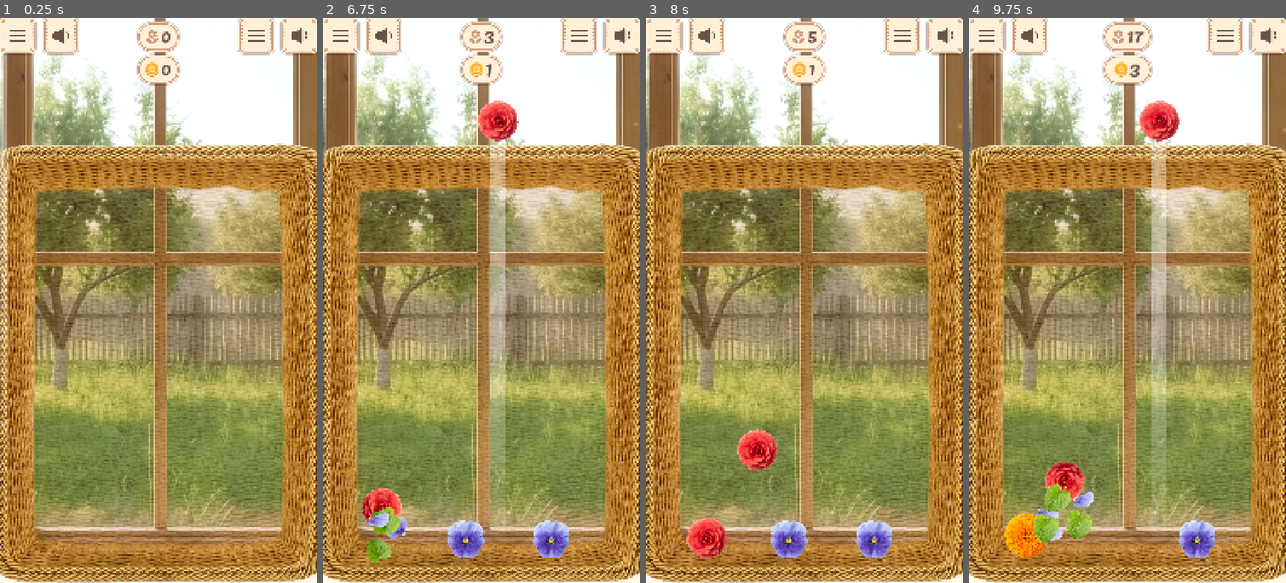
Above: before the commit, frames 1-4 (left to right).
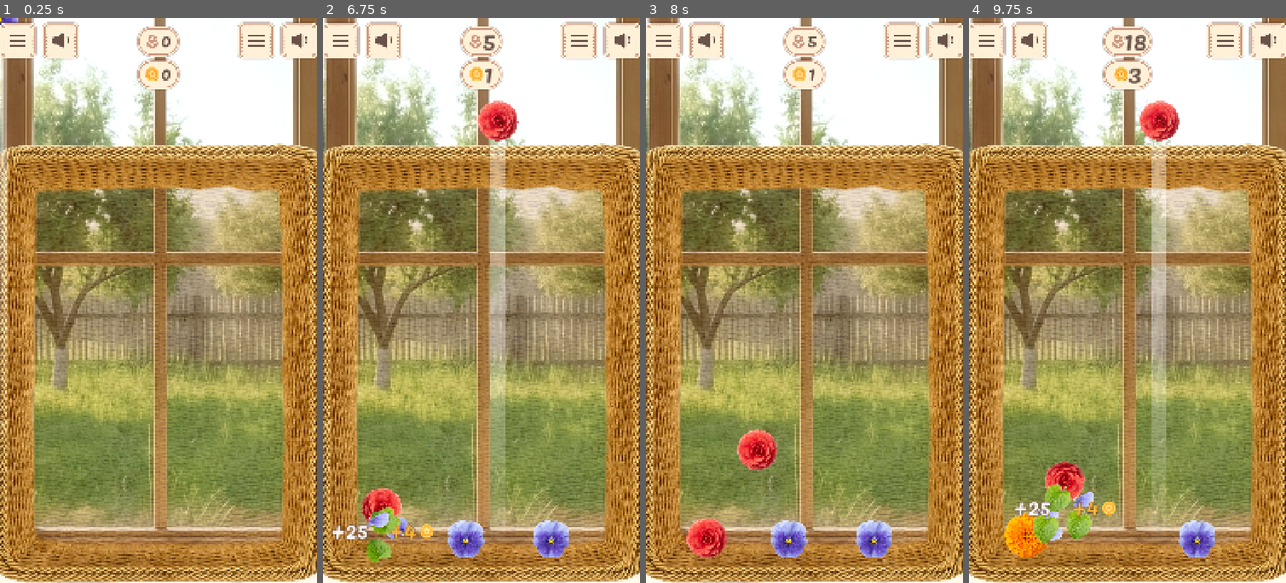
Above: after the commit, the same moments.

Repository: justkuzan/SuikaGame
Game: Godot game, scene res://Core/Level/Level.tscn
The game is run twice, just before and just after one commit, with the same random seed, the same clock (stepped at 60 frames per second) and the same inputs.
Inputs (mouse positions are in pixels of both pictures, inside the frame that each line leads up to):
- Up to frame 1 (0.25 s): no input
- Up to frame 2 (6.75 s): tap Enter at 0.5, 4.25 s; move the mouse to (551, 272) at 0.52 s; press the mouse at (551, 272) at 0.53 s; release the mouse at (551, 272) at 1.25 s; click (383, 34) at 1.27 s; click (342, 34) at 2.02 s; tap Space at 2.75, 5.75 s; move the mouse to (418, 328) at 2.77 s; click (418, 328) at 2.85 s; move the mouse to (513, 176) at 3.52 s; press the mouse at (513, 176) at 3.53 s; move the mouse to (465, 413) at 4.27 s; release the mouse at (465, 413) at 4.28 s; click (465, 413) at 4.35 s; move the mouse to (576, 385) at 5.02 s; press the mouse at (576, 385) at 5.03 s; move the mouse to (386, 215) at 5.77 s; release the mouse at (386, 215) at 5.78 s; click (386, 215) at 5.85 s; move the mouse to (497, 300) at 6.52 s; press the mouse at (497, 300) at 6.53 s
- Up to frame 3 (8 s): move the mouse to (756, 159) at 7.27 s; release the mouse at (756, 159) at 7.28 s; click (756, 159) at 7.35 s
- Up to frame 4 (9.75 s): move the mouse to (1197, 272) at 8.02 s; press the mouse at (1197, 272) at 8.03 s; move the mouse to (1064, 328) at 8.77 s; release the mouse at (1064, 328) at 8.78 s; click (1064, 328) at 8.85 s; move the mouse to (1159, 176) at 9.52 s; press the mouse at (1159, 176) at 9.53 s

The runs differ from the first frame. In frame 1, 2.4% of the frame differs, in the area x 0-100%, y 0-13%; in frame 2, 2.8%; in frame 3, 2.4%; in frame 4, 3.0%, in the area x 0-100%, y 0-95%.

Commit message:
Added floating score and coins on merge

Diff:
--- a/Core/Level/Level.tscn
+++ b/Core/Level/Level.tscn
@@ -8,6 +8,7 @@
 [ext_resource type="PackedScene" uid="uid://bkjnqum5em45w" path="res://Core/SpawnManager/SpawnManager.tscn" id="7_8t823"]
 [ext_resource type="PackedScene" uid="uid://b5lemwi1ji8b1" path="res://Core/MergeManager/MergeManager.tscn" id="7_13dte"]
 [ext_resource type="PackedScene" uid="uid://wt22gdfc845k" path="res://UI/InGameUI.tscn" id="8_8t823"]
+[ext_resource type="PackedScene" uid="uid://dvk3rdpl0y03s" path="res://Core/MergeEffects/MergeEffects.tscn" id="8_bfaga"]
 [ext_resource type="PackedScene" uid="uid://cs8lsl3mrpaaa" path="res://Core/ScoreManager/ScoreManager.tscn" id="9_4pbvs"]
 [ext_resource type="PackedScene" uid="uid://b3r7vl5nhfrb0" path="res://Core/DebugManager/DebugManager.tscn" id="10_s8yjo"]
 [ext_resource type="Script" uid="uid://tldxv83eax52" path="res://DataClasses/FlowerData.gd" id="11_6o4ui"]
@@ -50,6 +51,8 @@
 
 [node name="ScoreManager" parent="." unique_id=104208058 instance=ExtResource("9_4pbvs")]
 
+[node name="MergeEffects" parent="." unique_id=658350261 instance=ExtResource("8_bfaga")]
+
 [node name="WorldEffects" parent="." unique_id=1849028498 instance=ExtResource("6_522nl")]
 
 [node name="InGameUI" parent="." unique_id=392788018 instance=ExtResource("8_8t823")]
--- a/Core/MergeEffects/MergeEffects.gd
+++ b/Core/MergeEffects/MergeEffects.gd
@@ -1,5 +1,7 @@
 extends Node2D
 class_name MergeEffects
+
+const MERGE_POP_UP = preload("uid://sbokrpi4fox3")
 
 @onready var petal_particles: CPUParticles2D = $PetalParticles
 
@@ -30,3 +32,9 @@
 
 func _on_leaves_particles_finished() -> void:
 	queue_free()
+
+
+func merge_pop_up_setup(data: FlowerData) -> void:
+	var merge_pop_up = MERGE_POP_UP.instantiate() as MergePopUp
+	add_child(merge_pop_up)
+	#merge_pop_up.global_position = global_position
--- a/Core/MergeManager/MergeManager.gd
+++ b/Core/MergeManager/MergeManager.gd
@@ -10,6 +10,8 @@
 
 func _ready() -> void:
 	SignalBus.flower_collide.connect(on_flower_collide)
+	var warmer = MERGE_EFFECTS.instantiate()
+	warmer.queue_free()
 
 
 func on_flower_collide(pos: Vector2, data: FlowerData, flower_a: RigidBody2D, flower_b: RigidBody2D) -> void:
@@ -41,11 +43,13 @@
 		new_flower.angular_velocity = SPIN_DIRECTION.pick_random()
 
 		merge_effects.setup(data)
+		merge_effects.merge_pop_up_setup(data)
 
 		SignalBus.flower_merged.emit(pos, data.lvl)
 
 	else:
 		AudioManager.play("merge")
 		merge_effects.last_lvl_setup(data)
+		merge_effects.merge_pop_up_setup(data)
 
 		SignalBus.flower_merged.emit(pos, data.lvl)
--- /dev/null
+++ b/Core/MergePopUp/MergePopUp.gd
@@ -0,0 +1,19 @@
+extends Node2D
+class_name MergePopUp
+
+@onready var counter_coins_h_box: HBoxContainer = $"Counter+Coins-HBox"
+
+
+func _ready() -> void:
+	animated_label(counter_coins_h_box)
+
+
+func animated_label(node: Control) -> void:
+	node.modulate.a = 1.0
+
+	var tween = get_tree().create_tween()
+	var target_pos = node.position + Vector2(0, -100)
+
+	tween.set_parallel(true)
+	tween.tween_property(node, "position", target_pos, 1.0).set_trans(Tween.TRANS_SINE).set_ease(Tween.EASE_OUT)
+	tween.tween_property(node, "modulate:a", 0.0, 1.0)
--- /dev/null
+++ b/Core/MergePopUp/MergePopUp.tscn
@@ -0,0 +1,97 @@
+[gd_scene format=3 uid="uid://sbokrpi4fox3"]
+
+[ext_resource type="Script" uid="uid://bprpqa788p31t" path="res://Core/MergePopUp/MergePopUp.gd" id="1_ml06o"]
+[ext_resource type="Texture2D" uid="uid://df0n7sfefdnl" path="res://UI/Icons/icon-flower.png" id="1_uwyfe"]
+[ext_resource type="FontFile" uid="uid://cacm4b36c5c5a" path="res://Assets/Fonts/Pacifico-Regular.ttf" id="2_ml06o"]
+[ext_resource type="Texture2D" uid="uid://cefsrc7dr4qlx" path="res://UI/Icons/icon-coin.png" id="3_gbws5"]
+
+[sub_resource type="LabelSettings" id="LabelSettings_lq5jn"]
+font = ExtResource("2_ml06o")
+font_size = 72
+outline_size = 16
+outline_color = Color(0.4117647, 0.3254902, 0.28627452, 1)
+
+[sub_resource type="LabelSettings" id="LabelSettings_oyyt3"]
+font = ExtResource("2_ml06o")
+font_size = 72
+font_color = Color(1, 0.6745098, 0.2, 1)
+outline_size = 10
+outline_color = Color(0.3515625, 0.26172638, 0.13595581, 1)
+
+[node name="MergePopUp" type="Node2D" unique_id=630514629]
+z_index = 500
+script = ExtResource("1_ml06o")
+
+[node name="Counter+Coins-HBox" type="HBoxContainer" parent="." unique_id=159274699]
+anchors_preset = 14
+anchor_top = 0.5
+anchor_right = 1.0
+anchor_bottom = 0.5
+offset_top = -49.5
+offset_bottom = 49.5
+grow_horizontal = 2
+grow_vertical = 2
+size_flags_horizontal = 4
+size_flags_vertical = 4
+theme_override_constants/separation = 72
+
+[node name="Counter" type="HBoxContainer" parent="Counter+Coins-HBox" unique_id=1498751458]
+layout_mode = 2
+size_flags_horizontal = 4
+size_flags_vertical = 4
+theme_override_constants/separation = 12
+
+[node name="Counter-VBox" type="VBoxContainer" parent="Counter+Coins-HBox/Counter" unique_id=723166657]
+layout_mode = 2
+size_flags_horizontal = 4
+size_flags_vertical = 4
+
+[node name="Negative-Margin" type="MarginContainer" parent="Counter+Coins-HBox/Counter/Counter-VBox" unique_id=1797536570]
+layout_mode = 2
+size_flags_horizontal = 3
+theme_override_constants/margin_top = -14
+
+[node name="ScorePopUp-Label" type="Label" parent="Counter+Coins-HBox/Counter/Counter-VBox/Negative-Margin" unique_id=562831680]
+layout_mode = 2
+size_flags_horizontal = 4
+text = "+25"
+label_settings = SubResource("LabelSettings_lq5jn")
+horizontal_alignment = 1
+vertical_alignment = 1
+
+[node name="Icon-TextureRect" type="TextureRect" parent="Counter+Coins-HBox/Counter" unique_id=1984249113]
+visible = false
+layout_mode = 2
+size_flags_horizontal = 4
+size_flags_vertical = 4
+texture = ExtResource("1_uwyfe")
+
+[node name="Coins" type="HBoxContainer" parent="Counter+Coins-HBox" unique_id=378769903]
+layout_mode = 2
+size_flags_horizontal = 4
+size_flags_vertical = 4
+theme_override_constants/separation = 12
+
+[node name="Counter-VBox" type="VBoxContainer" parent="Counter+Coins-HBox/Coins" unique_id=1130229625]
+layout_mode = 2
+size_flags_horizontal = 4
+size_flags_vertical = 4
+
+[node name="Negative-Margin" type="MarginContainer" parent="Counter+Coins-HBox/Coins/Counter-VBox" unique_id=1222834171]
+layout_mode = 2
+size_flags_horizontal = 3
+theme_override_constants/margin_top = -14
+
+[node name="CoinsPopUp-Label" type="Label" parent="Counter+Coins-HBox/Coins/Counter-VBox/Negative-Margin" unique_id=1241819676]
+layout_mode = 2
+size_flags_horizontal = 4
+text = "+4"
+label_settings = SubResource("LabelSettings_oyyt3")
+horizontal_alignment = 1
+vertical_alignment = 1
+
+[node name="Icon-TextureRect" type="TextureRect" parent="Counter+Coins-HBox/Coins" unique_id=210967650]
+layout_mode = 2
+size_flags_horizontal = 4
+size_flags_vertical = 4
+texture = ExtResource("3_gbws5")
--- a/Core/WorldEffects/WorldEffects.tscn
+++ b/Core/WorldEffects/WorldEffects.tscn
@@ -29,6 +29,7 @@
 [node name="WorldEffects" type="CanvasLayer" unique_id=200281979]
 
 [node name="CPUParticles2D" type="CPUParticles2D" parent="." unique_id=111763049]
+visible = false
 material = SubResource("CanvasItemMaterial_ss586")
 position = Vector2(550, 1060)
 amount = 200
--- a/Globals/AudioManager/default_bus_layout.tres
+++ b/Globals/AudioManager/default_bus_layout.tres
@@ -3,7 +3,7 @@
 [resource]
 bus/1/name = &"Music"
 bus/1/solo = false
-bus/1/mute = true
+bus/1/mute = false
 bus/1/bypass_fx = false
 bus/1/volume_db = 0.0
 bus/1/send = &"Master"
--- a/Globals/SignalBus.gd
+++ b/Globals/SignalBus.gd
@@ -9,7 +9,7 @@
 
 signal debug_mode_changed(bool)
 
-signal flower_merged(pos: Vector2, lvl: int)
+signal flower_merged(pos: Vector2, lvl: int, score: int, coins: int)
 
 signal score_changed(value)
 
--- a/UI/InGameUI.tscn
+++ b/UI/InGameUI.tscn
@@ -28,10 +28,10 @@
 anchor_right = 0.5
 offset_left = -540.0
 offset_right = 540.0
-offset_bottom = 188.0
+offset_bottom = 252.0
 grow_horizontal = 2
 theme_override_constants/margin_left = 8
-theme_override_constants/margin_top = 8
+theme_override_constants/margin_top = 24
 theme_override_constants/margin_right = 8
 theme_override_constants/margin_bottom = 20
 
@@ -104,9 +104,11 @@
 [node name="Counter-Label" type="Label" parent="InGameUI/General-Margin/Top-HBox/CenterCounters-VBox/Counter-Margin/Text+Icon-Margin/Counter-HBox/Counter-VBox/Negative-Margin" unique_id=63904488]
 unique_name_in_owner = true
 layout_mode = 2
+size_flags_horizontal = 4
 text = "23 547"
 label_settings = ExtResource("5_qabgy")
-horizontal_alignment = 2
+horizontal_alignment = 1
+vertical_alignment = 1
 
 [node name="Coins-Margin2" type="MarginContainer" parent="InGameUI/General-Margin/Top-HBox/CenterCounters-VBox" unique_id=572598831]
 layout_mode = 2
@@ -150,9 +152,11 @@
 [node name="Coins-Label" type="Label" parent="InGameUI/General-Margin/Top-HBox/CenterCounters-VBox/Coins-Margin2/Text+Icon-Margin/Counter-HBox/Counter-VBox/Negative-Margin" unique_id=873039949]
 unique_name_in_owner = true
 layout_mode = 2
+size_flags_horizontal = 4
 text = "23 547"
 label_settings = ExtResource("5_qabgy")
-horizontal_alignment = 2
+horizontal_alignment = 1
+vertical_alignment = 1
 
 [node name="Empty2" type="MarginContainer" parent="InGameUI/General-Margin/Top-HBox" unique_id=781786151]
 layout_mode = 2
--- a/UI/InGameUi.gd
+++ b/UI/InGameUi.gd
@@ -1,7 +1,7 @@
 extends CanvasLayer
 class_name InGameUI
 
-@export var animation_duration: float = 0.3
+@export var animation_duration: float = 0.15
 
 @onready var counter_label: Label = %"Counter-Label"
 @onready var coins_label: Label = %"Coins-Label"
@@ -15,29 +15,29 @@
 	coins_label.text = str(GameManager.total_coins)
 
 
-# Универсальная функция для "тиканья" цифр и пульсации
-func animate_value(label: Label, new_val: int) -> void:
-	var old_val = int(label.text)
-
-	# Создаем твин
-	var tween = create_tween().set_parallel(true).set_trans(Tween.TRANS_QUAD).set_ease(Tween.EASE_OUT)
-
-	# 1. Анимируем цифры (через лямбда-функцию)
-	tween.tween_method(func(v): label.text = str(v), old_val, new_val, animation_duration)
-
-	# 2. Дизайнерская пульсация (Scale)
-	label.pivot_offset = label.size / 2 # Чтобы увеличивался из центра
-
-	# Сначала увеличиваем
-	var pulse_tween = create_tween()
-	pulse_tween.tween_property(label, "scale", Vector2(1.15, 1.15), animation_duration / 2)
-	pulse_tween.tween_property(label, "scale", Vector2.ONE, animation_duration / 2)
+func update_score_label(current_value: int):
+	counter_label.text = str(current_value)
 
 
-# Обработчики сигналов
+func update_coins_label(current_value: int):
+	coins_label.text = str(current_value)
+
+
+func pulse_tween(label: Label) -> void:
+	var tween = create_tween()
+	tween.tween_property(label, "scale", Vector2(1.4, 1.4), animation_duration)
+	tween.tween_property(label, "scale", Vector2.ONE, animation_duration)
+
+
 func on_score_changed(score: int) -> void:
-	animate_value(counter_label, score)
+	update_score_label(score)
+
+	counter_label.pivot_offset = counter_label.size / 2
+	pulse_tween(counter_label)
 
 
 func on_coins_changed(coins: int) -> void:
-	animate_value(coins_label, coins)
+	update_coins_label(coins)
+
+	coins_label.pivot_offset = coins_label.size / 2
+	pulse_tween(coins_label)
Not shown, added: Core/MergePopUp/MergePopUp.gd.uid
